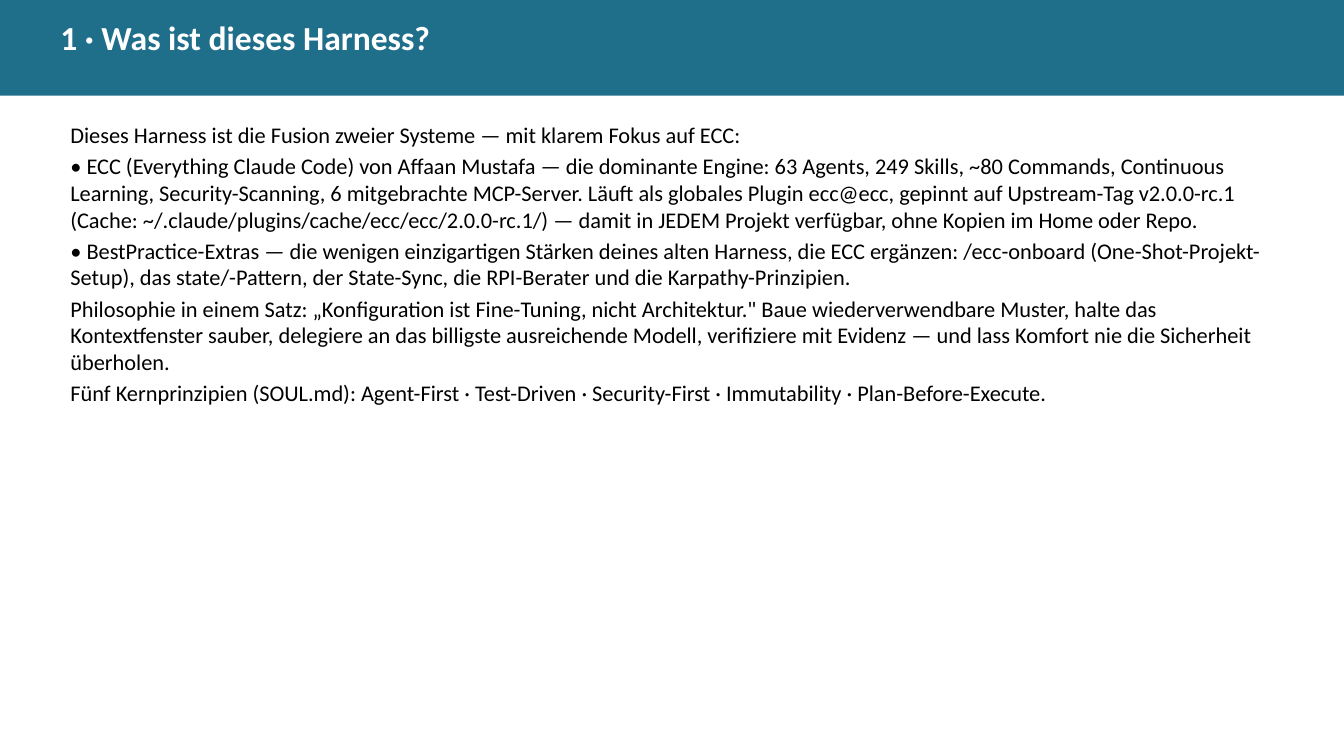
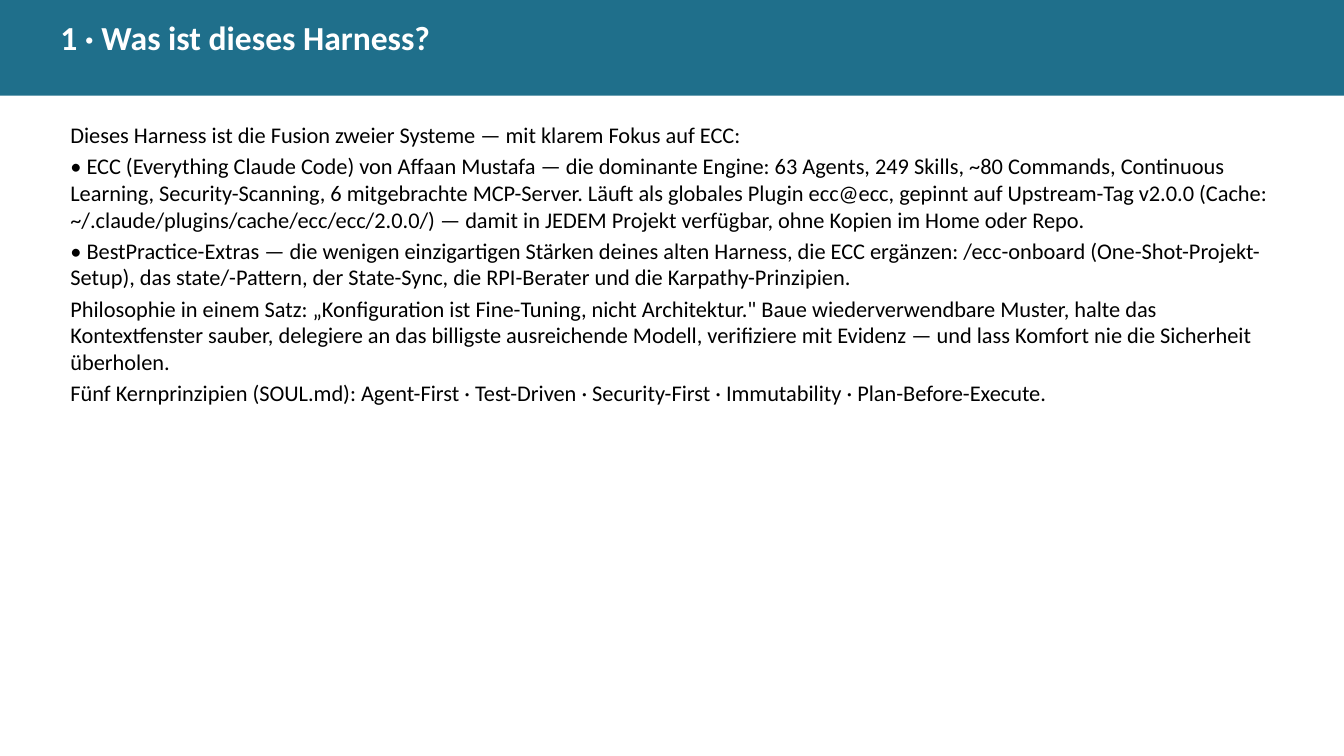
Before and after one commit to Paulee8155/Claude-Code-BestPractice, a slide deck: slide 2 of docs/ECC-Harness-Guide.de.pptx. Drawn at 1344x756 pixels with LibreOffice and Linux fonts; fonts in the diff are those of the drawing. Boxes give left, top, right and bottom in pixels: in the first picture for what was removed or moved away, otherwise in the second. Text is boxed around its words. In the diff, an @@ line names an element or a change of style, - is before the commit and + after.

```diff
--- a/docs/ECC-Harness-Guide.de.pptx
+++ b/docs/ECC-Harness-Guide.de.pptx
@@ text at (70, 158, 1267, 232): text changed @@
-• ECC (Everything Claude Code) von Affaan Mustafa — die dominante Engine: 63 Agents, 249 Skills, ~80 Commands, Continuous Learning, Security-Scanning, 6 mitgebrachte MCP-Server. Läuft als globales Plugin ecc@ecc, gepinnt auf Upstream-Tag v2.0.0-rc.1 (Cache: ~/.claude/plugins/cache/ecc/ecc/2.0.0-rc.1/) — damit in JEDEM Projekt verfügbar, ohne Kopien im Home oder Repo.
+• ECC (Everything Claude Code) von Affaan Mustafa — die dominante Engine: 63 Agents, 249 Skills, ~80 Commands, Continuous Learning, Security-Scanning, 6 mitgebrachte MCP-Server. Läuft als globales Plugin ecc@ecc, gepinnt auf Upstream-Tag v2.0.0 (Cache: ~/.claude/plugins/cache/ecc/ecc/2.0.0/) — damit in JEDEM Projekt verfügbar, ohne Kopien im Home oder Repo.
```
Also in this commit, not shown: 8 other slides changed, 2 slides added, 10 other files.
